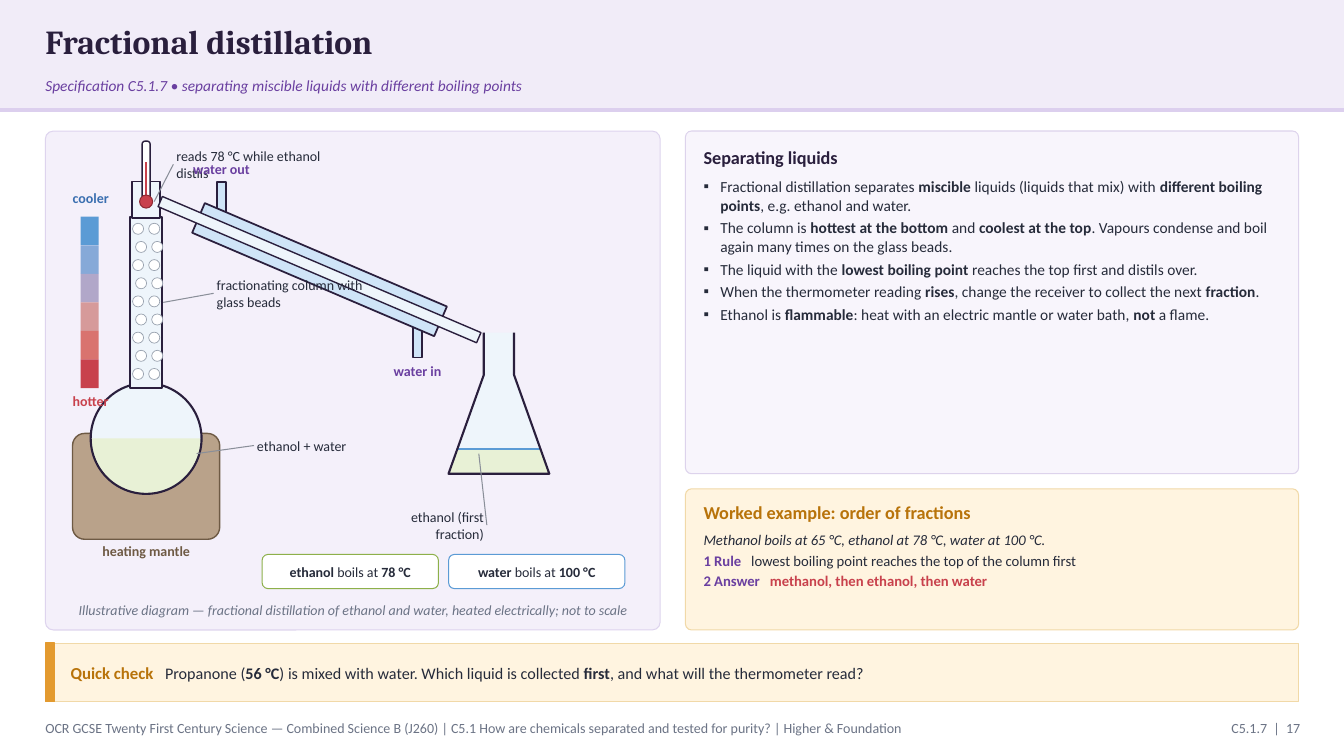
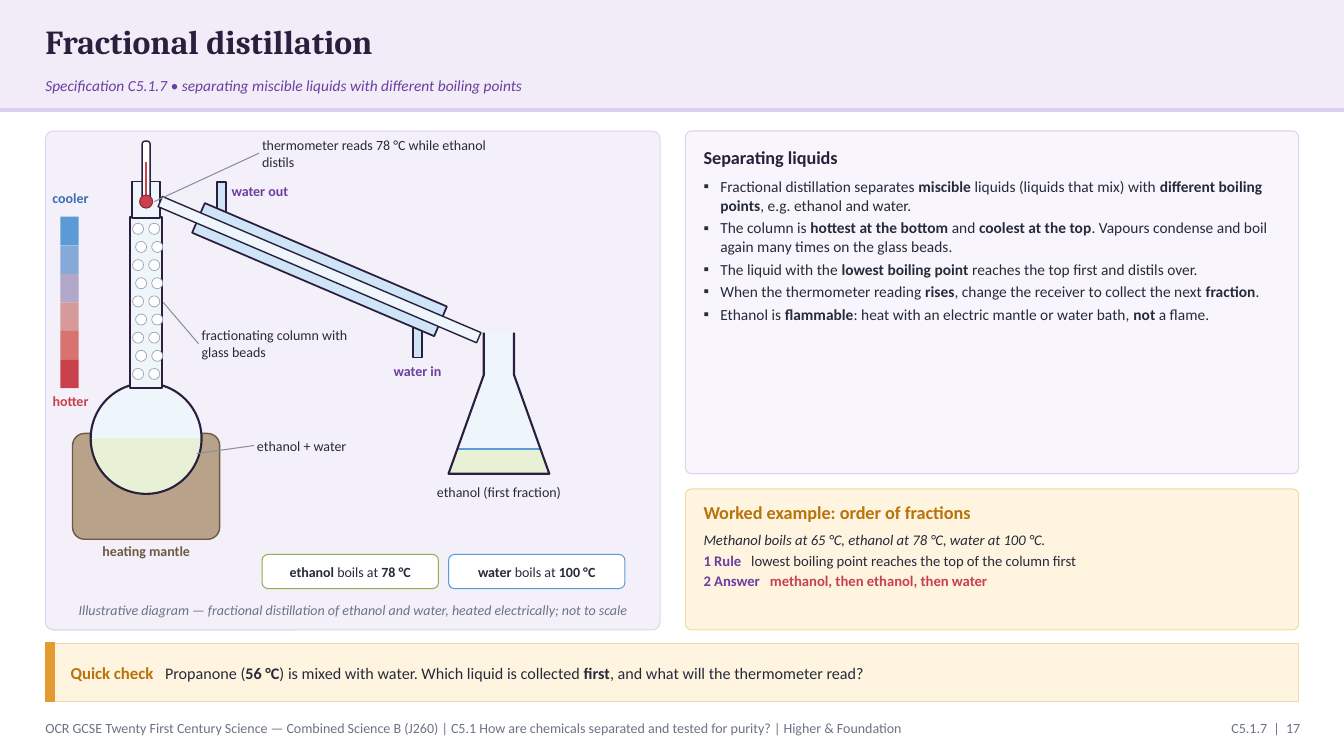
Before and after one commit to pstephenphilip-ship-it/Piri-MBBS, a slide deck: slide 17 of gcse-slides/ocr-chemistry/OCR21C_C5.1_SeparationPurity_Combined.pptx. Drawn at 1344x756 pixels with LibreOffice and Linux fonts; fonts in the diff are those of the drawing. Boxes give left, top, right and bottom in pixels: in the first picture for what was removed or moved away, otherwise in the second. Text is boxed around its words. In the diff, an @@ line names an element or a change of style, - is before the commit and + after.

```diff
--- a/gcse-slides/ocr-chemistry/OCR21C_C5.1_SeparationPurity_Combined.pptx
+++ b/gcse-slides/ocr-chemistry/OCR21C_C5.1_SeparationPurity_Combined.pptx
@@ text at <box>262,140,485,167</box>: text changed @@
-reads 78 °C while ethanol distils
+thermometer reads 78 °C while ethanol distils
@@ line moved from (173, 164) - (154, 202) to (259, 153) - (154, 202) @@
@@ text "water out": place and size @@
-text "water out" at <box>193,165,250,178</box>
+text "water out" at <box>232,187,288,196</box>
@@ text "water out" at <box>232,187,288,196</box>: alignment centre to left @@
@@ line moved from (214, 293) - (163, 302) to (199, 344) - (163, 302) @@
@@ text "fractionating column with glass beads": place and size @@
-text "fractionating column with glass beads" at <box>217,278,362,310</box>
+text "fractionating column with glass beads" at <box>202,330,347,360</box>
@@ 6 rectangles, 2 texts: place and size @@
-6 rectangles, 2 texts at <box>73,193,109,410</box>
+6 rectangles, 2 texts at <box>52,193,89,406</box>
@@ line removed from (487, 525) to (479, 454) @@
@@ text "ethanol (first fraction)": place and size @@
-text "ethanol (first fraction)" at <box>411,512,484,541</box>
+text "ethanol (first fraction)" at <box>437,487,561,499</box>
@@ text "ethanol (first fraction)" at <box>437,487,561,499</box>: alignment right to centre @@
```
Also in this commit, not shown: 14 other slides changed, 2 other files.
